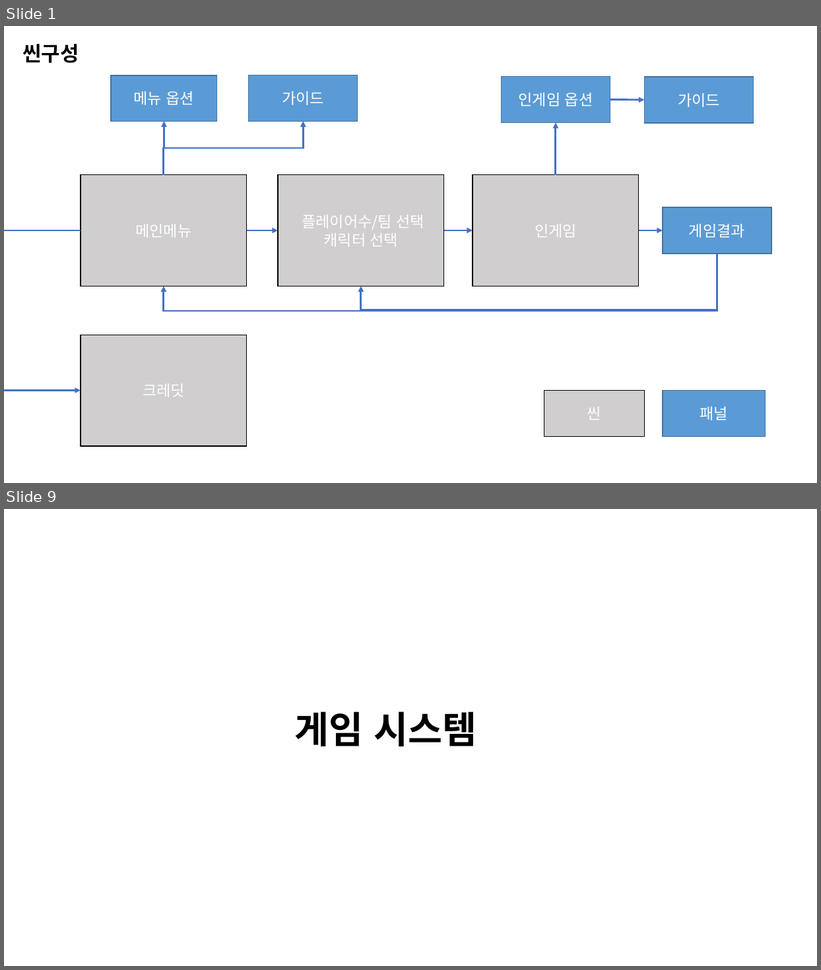
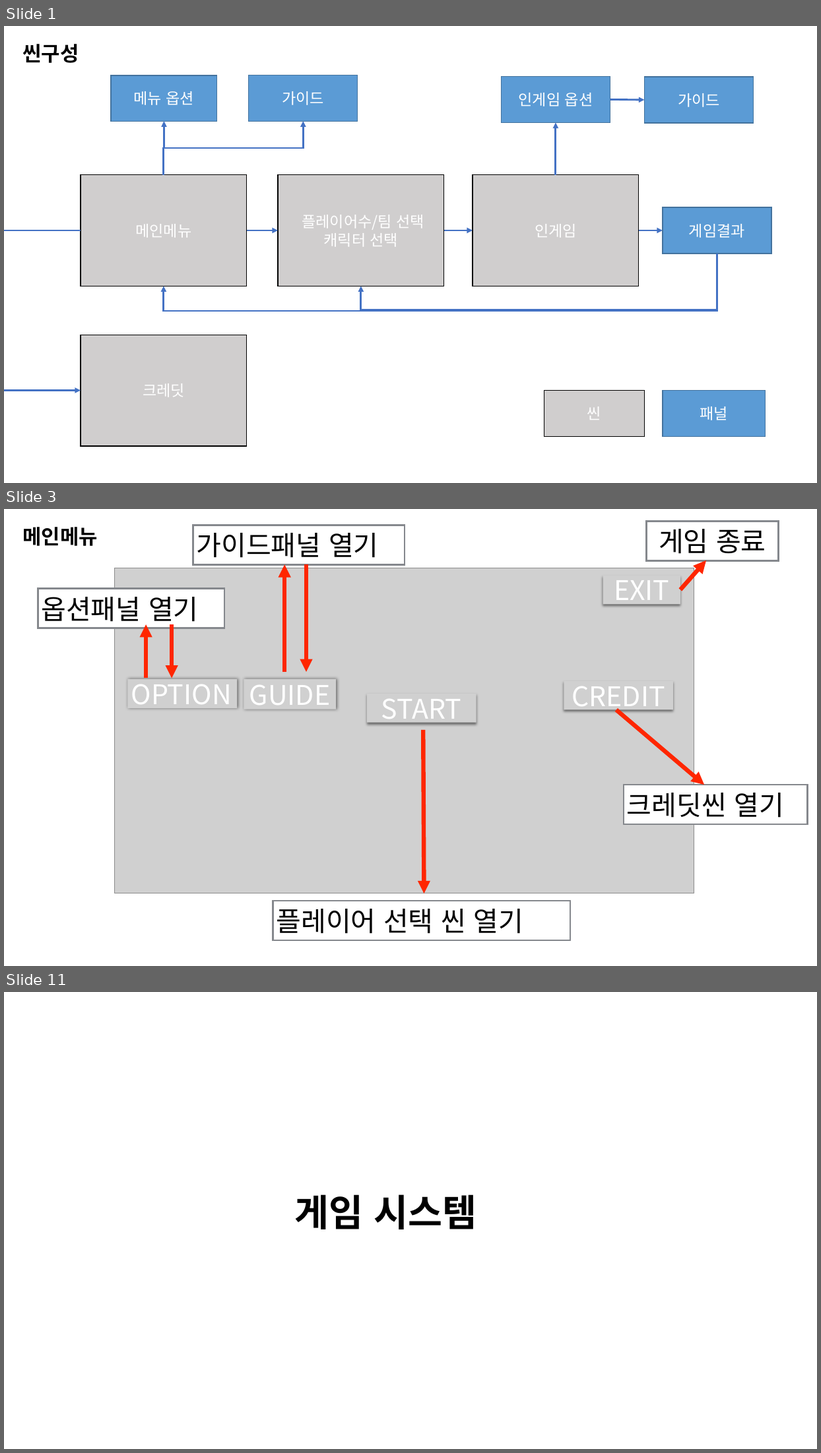
Before and after one commit to penspanic/ITWGamejam, a slide deck: Plan/Rocketman_씬&스킬구성.pptx. Shown one above the other, each under a label of ours: slides 1 and 9 before the commit, slides 1, 3 and 11 after it; the slides between them are not shown. The pictures are 821x970 and 821x1453 pixels, drawn with LibreOffice and Linux fonts; fonts in the diff are those of the drawing; grey boxes stand for pictures. Boxes give left, top, right and bottom in pixels: in the first picture for what was removed or moved away, otherwise in the second. Text is boxed around its words. In the diff, an @@ line names an element or a change of style, - is before the commit and + after.

```diff
--- a/Plan/Rocketman_씬&스킬구성.pptx
+++ b/Plan/Rocketman_씬&스킬구성.pptx
@@ slide 3 added at [4, 509, 817, 966], background #FFFFFF @@
@@ text added at [22, 527, 97, 546], 24 pt, text #000000, bold @@
+메인메뉴
@@ rectangle added at [193, 525, 405, 564], fill #FFFFFF, outline #85888D 2 pt, 32 pt, text #000000 @@
+가이드패널 열기
@@ rectangle added at [646, 521, 779, 561], fill #FFFFFF, outline #85888D 2 pt, 32 pt, text #000000 @@
+게임 종료
@@ picture added at [115, 568, 694, 893] @@
@@ arrow added from (284, 672) to (284, 564), #FF2600 5 pt @@
@@ arrow added from (306, 564) to (306, 672), #FF2600 5 pt @@
@@ arrow added from (680, 590) to (707, 560), #FF2600 5 pt @@
@@ picture added at [603, 576, 680, 604], 32 pt, text #FFFFFF @@
+EXIT
@@ rectangle added at [38, 589, 225, 628], fill #FFFFFF, outline #85888D 2 pt, 32 pt, text #000000 @@
+옵션패널 열기
@@ arrow added from (146, 678) to (146, 625), #FF2600 5 pt @@
@@ arrow added from (172, 625) to (172, 678), #FF2600 5 pt @@
@@ picture added at [128, 679, 237, 708], 32 pt, text #FFFFFF @@
+OPTION
@@ picture added at [244, 679, 336, 709], 32 pt, text #FFFFFF @@
+GUIDE
@@ picture added at [564, 681, 673, 710], 32 pt, text #FFFFFF @@
+CREDIT
@@ picture added at [367, 694, 476, 722], 32 pt, text #FFFFFF @@
+START
@@ arrow added from (616, 710) to (704, 785), #FF2600 5 pt @@
@@ arrow added from (424, 730) to (424, 894), #FF2600 5 pt @@
@@ rectangle added at [624, 785, 808, 824], fill #FFFFFF, outline #85888D 2 pt, 32 pt, text #000000 @@
+크레딧씬 열기
@@ rectangle added at [273, 901, 571, 941], fill #FFFFFF, outline #85888D 2 pt, 32 pt, text #000000 @@
+플레이어 선택 씬 열기
@@ what was slide 9 is now slide 11 @@
```
Also in this commit, not shown: 10 slides changed, 1 other slide added, 1 other file.
